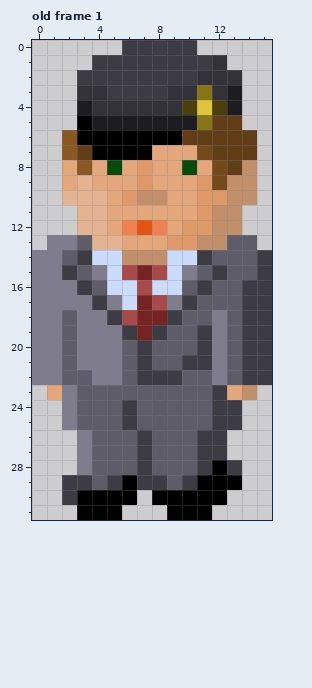
Pixel-art file: art/cfe-reb.aseprite. This is how it looked before the edit.
16x32 pixels, 1 frame. Shown: old frame 1. The commit also changed other frames, which this record leaves out.
And afterwards:
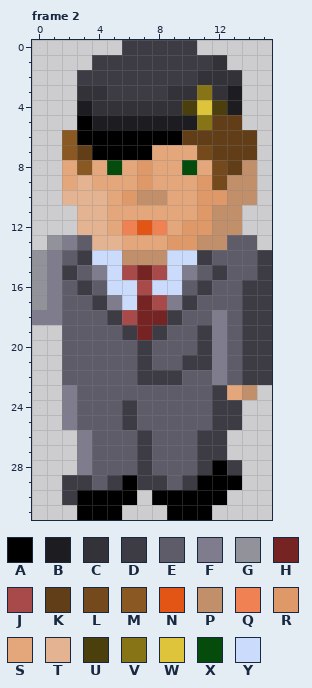
Palette (. is transparent): A #000000  B #1d1c21  C #333239  D #3d3b44  E #5f5c6a  F #7f7c8d  G #92929b  H #762323  J #a84a4a  K #613e18  L #744a1c  M #8a5822  N #e35514  P #c28f6b  Q #ef8152  R #df9968  S #e3a77b  T #e3b392  U #4a3f0d  V #877417  W #dec43b  X #054c0c  Y #cbdbfc
A new or re-ordered frame is compared with the old frame closest to it.
From the commit log: Add hand movement to cfe-reb sprite
From old to new:
frames 1 -> 3
--- frame 2 is new; against old frame 1
@@ x 0..7 @@
 12 ...TTSQN
-13 .FFETTSS
-14 FFEDYYPP
-15 FFDEFYJH
-16 FFFDEYYJ
-17 FFFFDFYH
-18 FFEFFDJH
-19 FFEFFFDH
-20 FFEFFFED
-21 FFEFFFED
-22 FFEEFFED
-23 .SFEEEEE
+13 .GFETTSS
+14 GFEDYYPP
+15 GFDEFYJH
+16 GFEDEYYJ
+17 GFEEDFYH
+18 FFEEEDJH
+19 ..EEEEDH
+20 ..EEEEED
+21 ..EEEEED
+22 ..EEEEED
+23 ..FEEEEE
 24 ..FEEEDE
